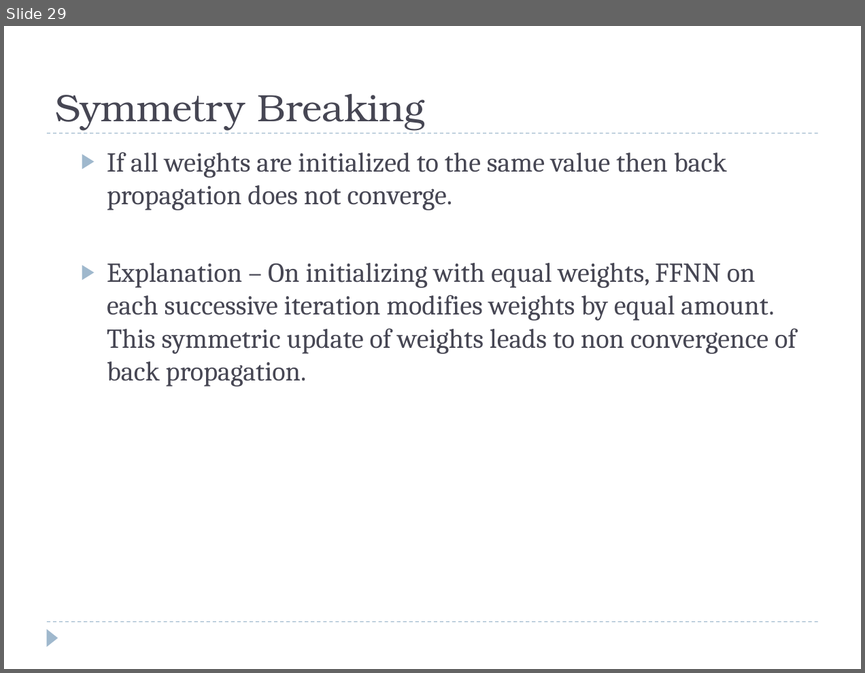
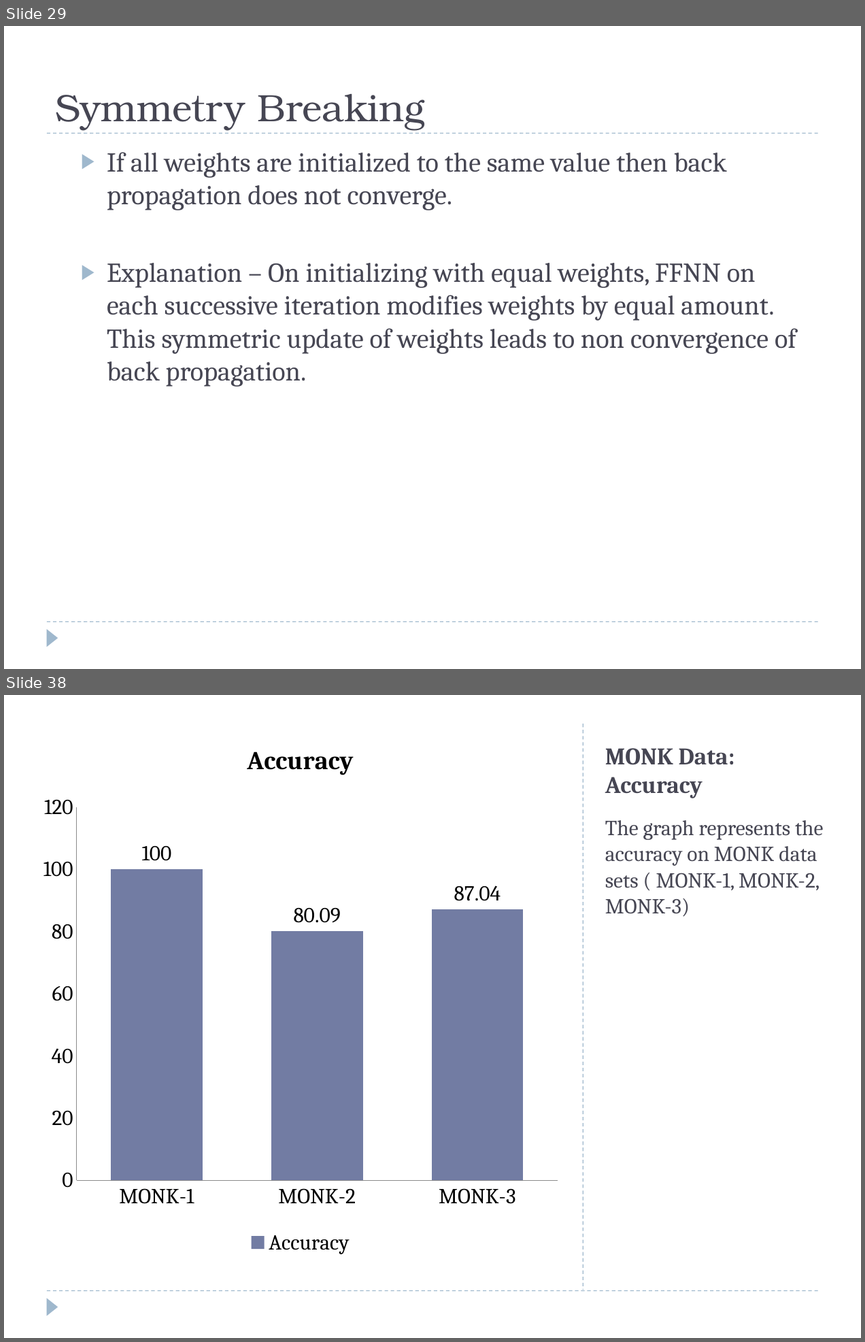
Before and after one commit to mayank127/AILab, a slide deck: slides/backpropagation.pptx. Shown one above the other, each under a label of ours: slide 29 before the commit, slides 29 and 38 after it; the slides between them are not shown. The pictures are 865x673 and 865x1342 pixels, drawn with LibreOffice and Linux fonts; fonts in the diff are those of the drawing. Boxes give left, top, right and bottom in pixels: in the first picture for what was removed or moved away, otherwise in the second. Text is boxed around its words. In the diff, an @@ line names an element or a change of style, - is before the commit and + after.

```diff
--- a/slides/backpropagation.pptx
+++ b/slides/backpropagation.pptx
@@ slide 38 added at [4, 695, 861, 1338], background #FFFFFF; not listed: 2 template elements that a slide beside it also shows @@
@@ column chart added at [33, 724, 568, 1259] @@
+title "Accuracy"
+categories: MONK-1, MONK-2, MONK-3
+Accuracy: 100, 80.09, 87.04
@@ line added from (583, 724) to (583, 1289), #9FB8CD 0.75 pt dashed @@
@@ title added at [605, 748, 735, 798], 20 pt, text #464653, bold @@
+MONK Data: Accuracy
@@ text added at [605, 820, 823, 917], 18 pt, text #464653 @@
+The graph represents the accuracy on MONK data sets ( MONK-1, MONK-2, MONK-3)
```
Also in this commit, not shown: 9 other slides added, 1 other file.
